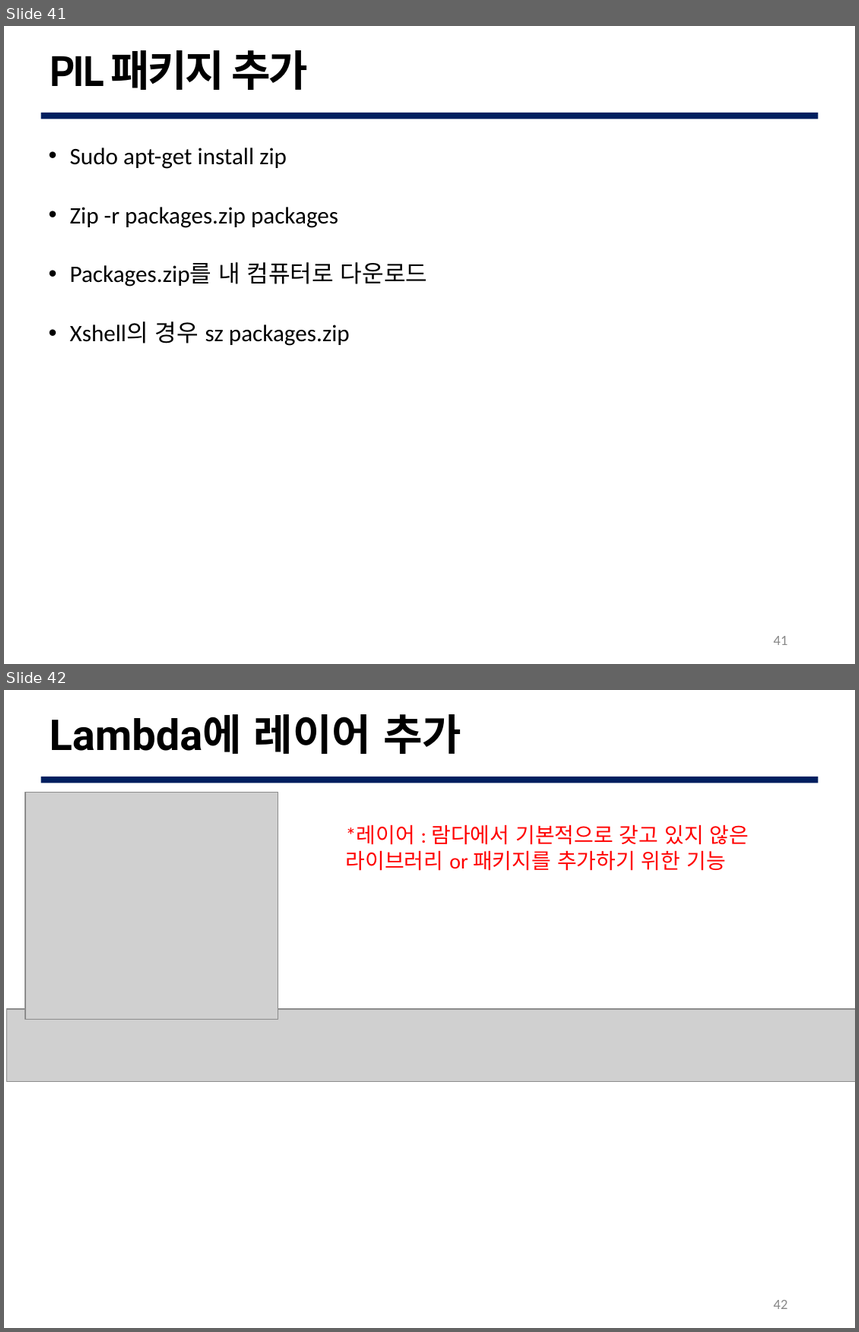
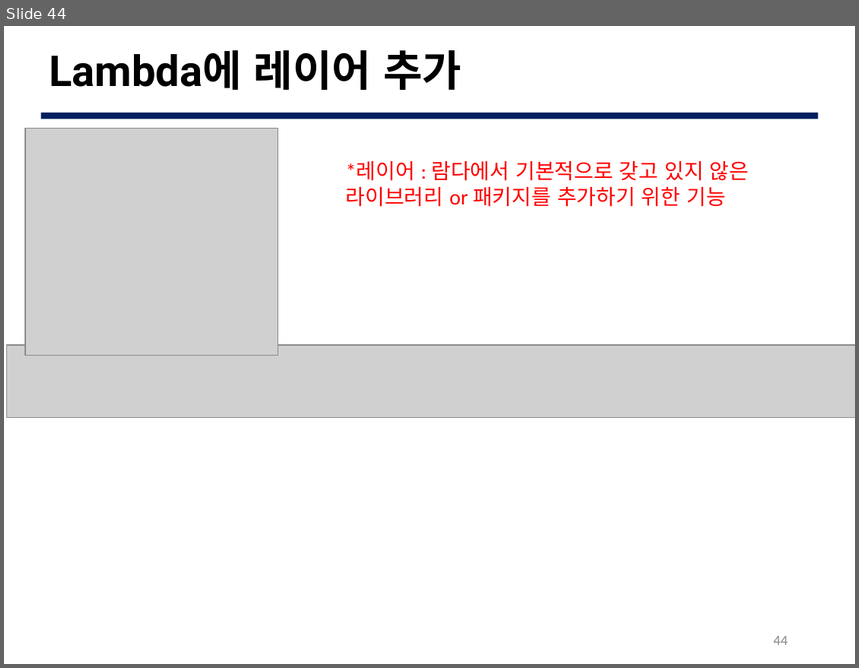
Before and after one commit to G0DCH/AWS_Rekognition_Slide, a slide deck: ppt/AWS Rekognition Slide.pptx. Shown one above the other, each under a label of ours: slides 41 and 42 before the commit, slide 44 after it. The pictures are 859x1332 and 859x668 pixels, drawn with LibreOffice and Linux fonts; fonts in the diff are those of the drawing; grey boxes stand for pictures; background and template pictures are left out. Boxes give left, top, right and bottom in pixels: in the first picture for what was removed or moved away, otherwise in the second. Text is boxed around its words. In the diff, an @@ line names an element or a change of style, - is before the commit and + after.

```diff
--- a/ppt/AWS Rekognition Slide.pptx
+++ b/ppt/AWS Rekognition Slide.pptx
@@ slide 41 removed at (4,26,855,664), background #FFFFFF; not listed: 1 template element that a slide beside it also shows @@
@@ text removed at (50,50,308,90) @@
-PIL 패키지 추가
@@ text removed at (70,148,428,346) @@
-• Sudo apt-get install zip
-• Zip -r packages.zip packages
-• Packages.zip를 내 컴퓨터로 다운로드
-• Xshell의 경우 sz packages.zip
@@ page number removed at (774,636,788,645) @@
-41
@@ what was slide 42 is now slide 44 @@
@@ page number at (774,636,788,645): text changed @@
-42
+44
```
Also in this commit, not shown: 37 slides changed, 3 slides added, 2 other slides removed.
